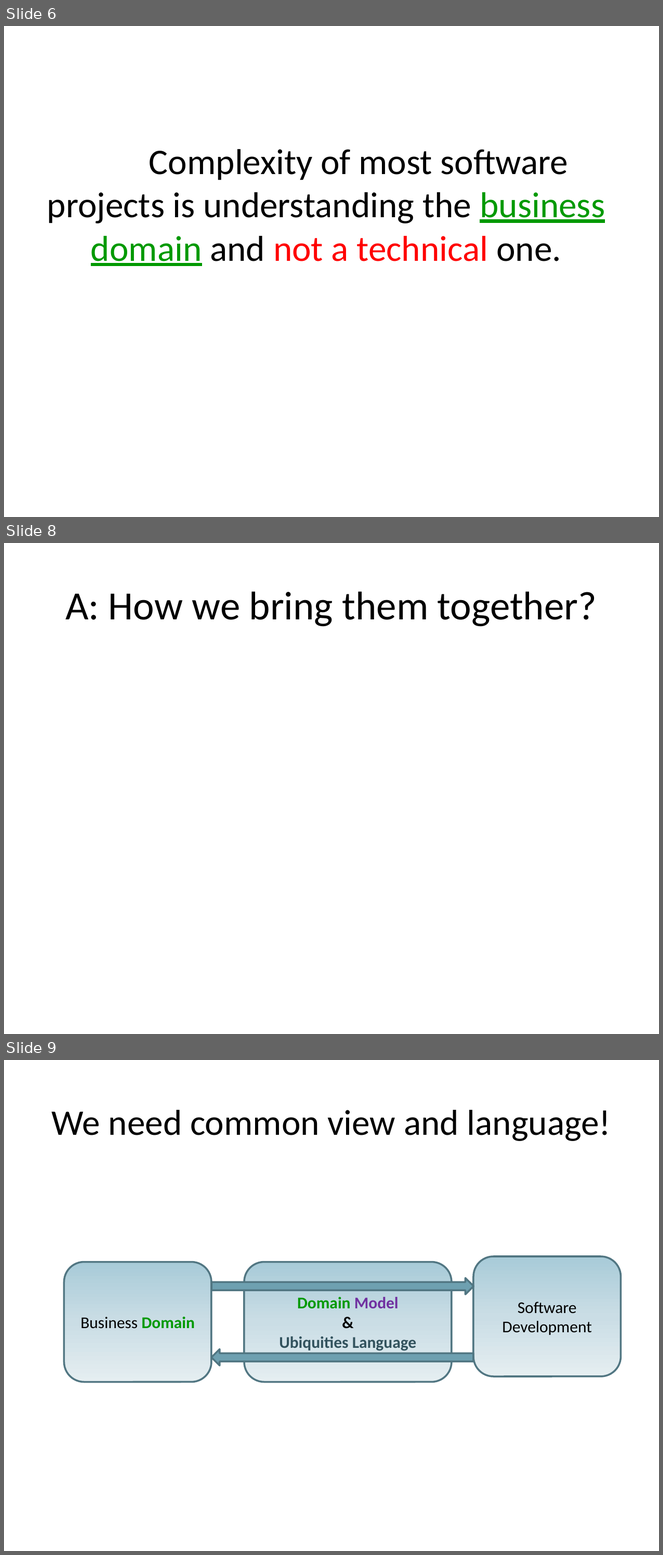
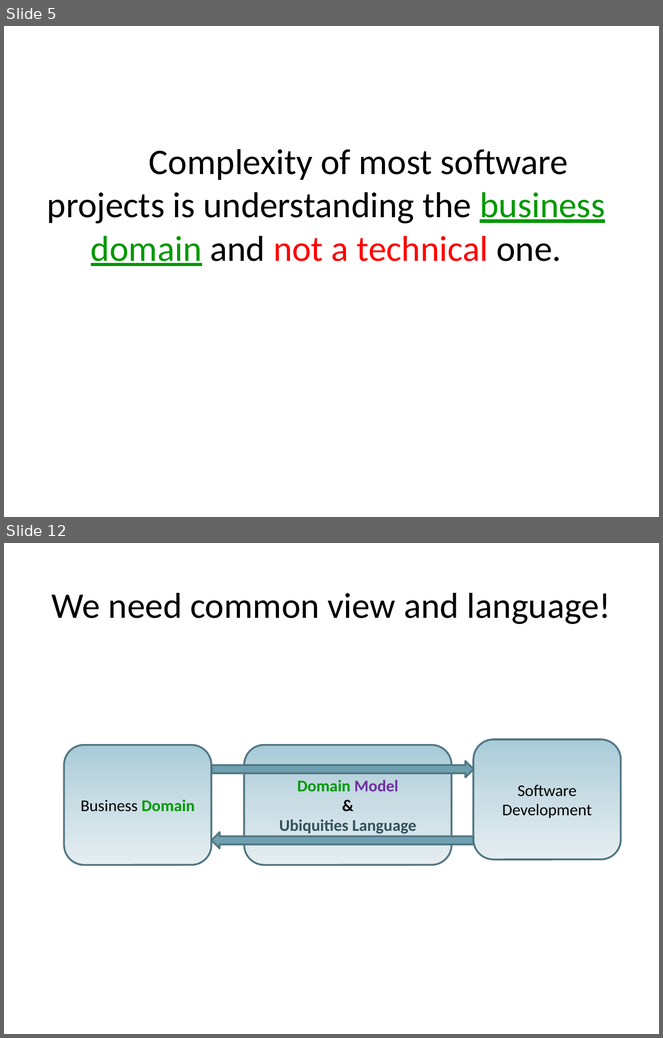
Before and after one commit to arturtv/dddpresentation, a slide deck: Domain-DrivenDesign.A.Trosin.pptx. Shown one above the other, each under a label of ours: slides 6, 8 and 9 before the commit, slides 5 and 12 after it; the slides between them are not shown. The pictures are 663x1555 and 663x1038 pixels, drawn with LibreOffice and Linux fonts; fonts in the diff are those of the drawing. Boxes give left, top, right and bottom in pixels: in the first picture for what was removed or moved away, otherwise in the second. Text is boxed around its words. In the diff, an @@ line names an element or a change of style, - is before the commit and + after.

```diff
--- a/Domain-DrivenDesign.A.Trosin.pptx
+++ b/Domain-DrivenDesign.A.Trosin.pptx
@@ slide 8 removed at (x1=4, y1=543, x2=659, y2=1034), background #FFFFFF @@
@@ title removed at (x1=65, y1=591, x2=597, y2=627) @@
-A: How we bring them together?
@@ what was slide 6 is now slide 5 @@
@@ what was slide 9 is now slide 12 @@
```
Also in this commit, not shown: 2 slides changed, 10 slides added, 3 other slides removed.
